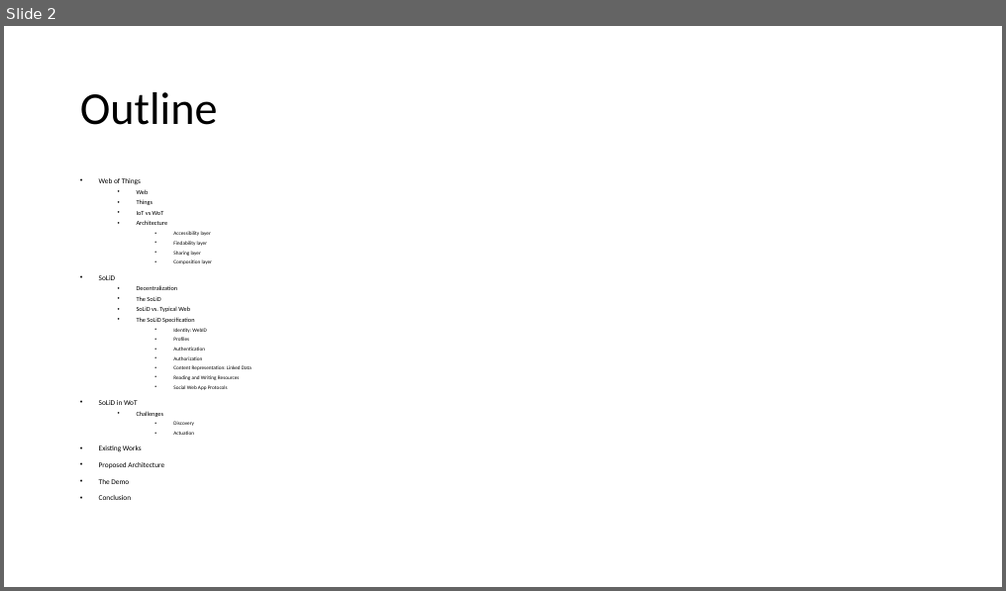
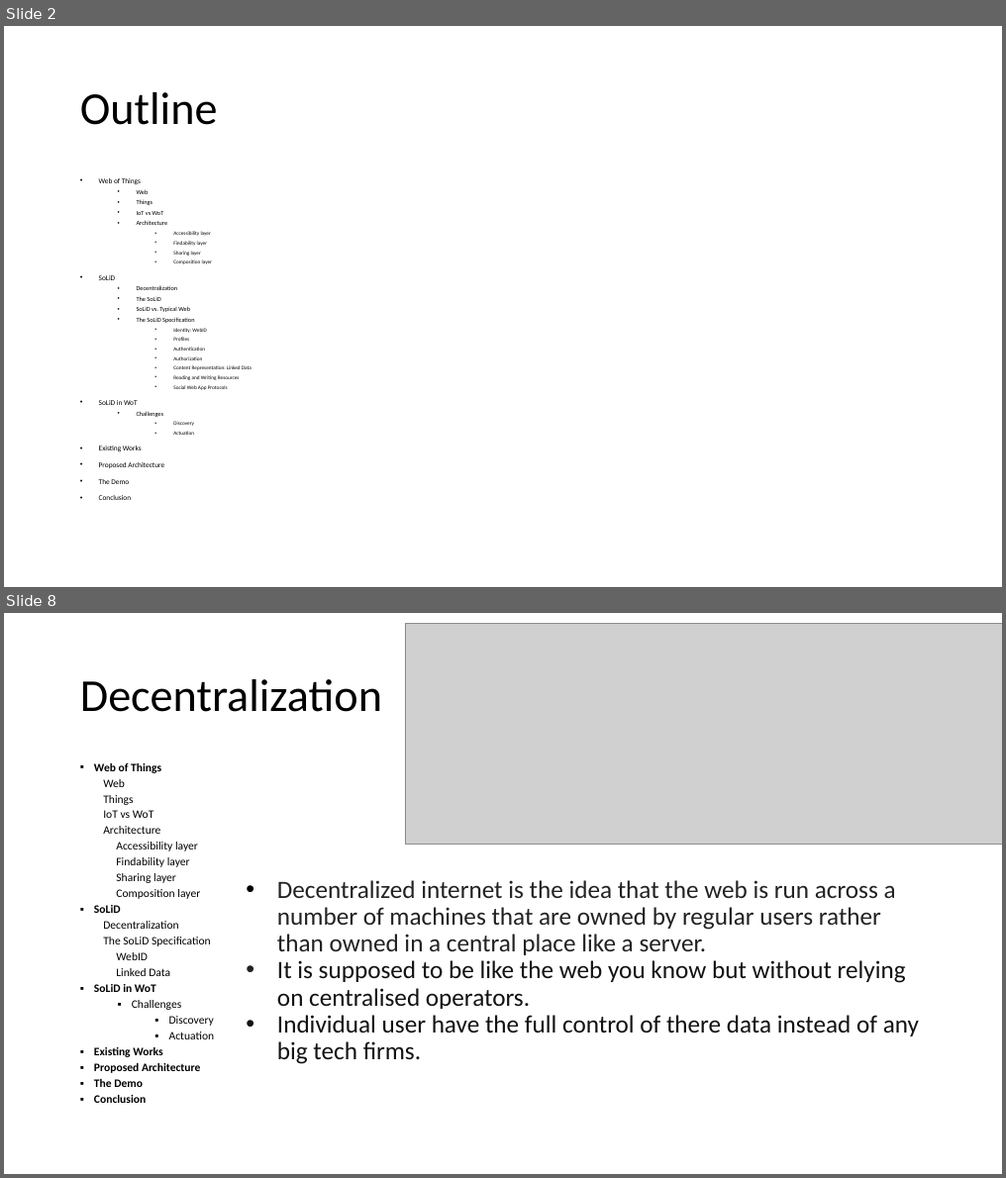
Before and after one commit to shovradas/solid-wot, a slide deck: Final-Presentation.pptx. Shown one above the other, each under a label of ours: slide 2 before the commit, slides 2 and 8 after it; the slides between them are not shown. The pictures are 1006x591 and 1006x1178 pixels, drawn with LibreOffice and Linux fonts; fonts in the diff are those of the drawing; grey boxes stand for pictures. Boxes give left, top, right and bottom in pixels: in the first picture for what was removed or moved away, otherwise in the second. Text is boxed around its words. In the diff, an @@ line names an element or a change of style, - is before the commit and + after.

```diff
--- a/Final-Presentation.pptx
+++ b/Final-Presentation.pptx
@@ slide 8 added at (4,613,1002,1174), background #FFFFFF @@
@@ picture added at (405,624,1002,844) @@
@@ title added at (80,679,382,712), 44 pt, text #000000 @@
+Decentralization
@@ text added at (94,763,215,1103), 11 pt, text #000000 @@
+▪ Web of Things
+Web
+Things
+IoT vs WoT
+Architecture
+Accessibility layer
+Findability layer
+Sharing layer
+Composition layer
+▪ SoLiD
+Decentralization
+The SoLiD Specification
+WebID
+Linked Data
+▪ SoLiD in WoT
+  ▪ Challenges
+    ▪ Discovery
+    ▪ Actuation
+▪ Existing Works
+▪ Proposed Architecture
+▪ The Demo
+▪ Conclusion
@@ text added at (277,880,919,1064), 24 pt, text #121212 @@
+• Decentralized internet is the idea that the web is run across a number of machines that are owned by regular users rather than owned in a central place like a server.
+• It is supposed to be like the web you know but without relying on centralised operators.
+• Individual user have the full control of there data instead of any big tech firms.
```
Also in this commit, not shown: 16 other slides changed, 8 other slides added, 10 slides removed, 1 other file.
